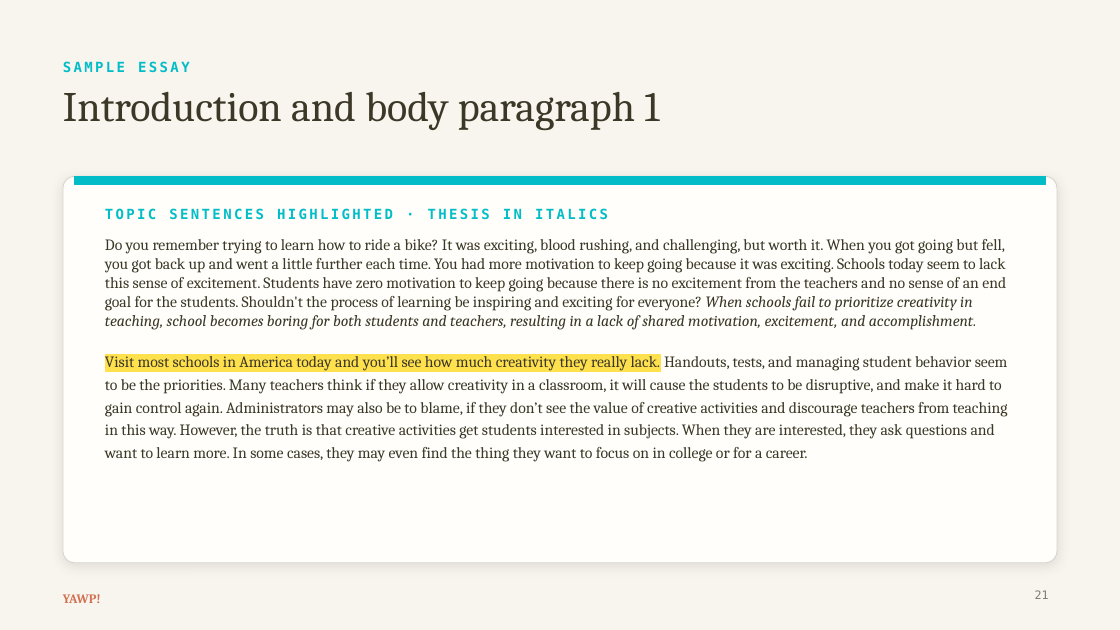
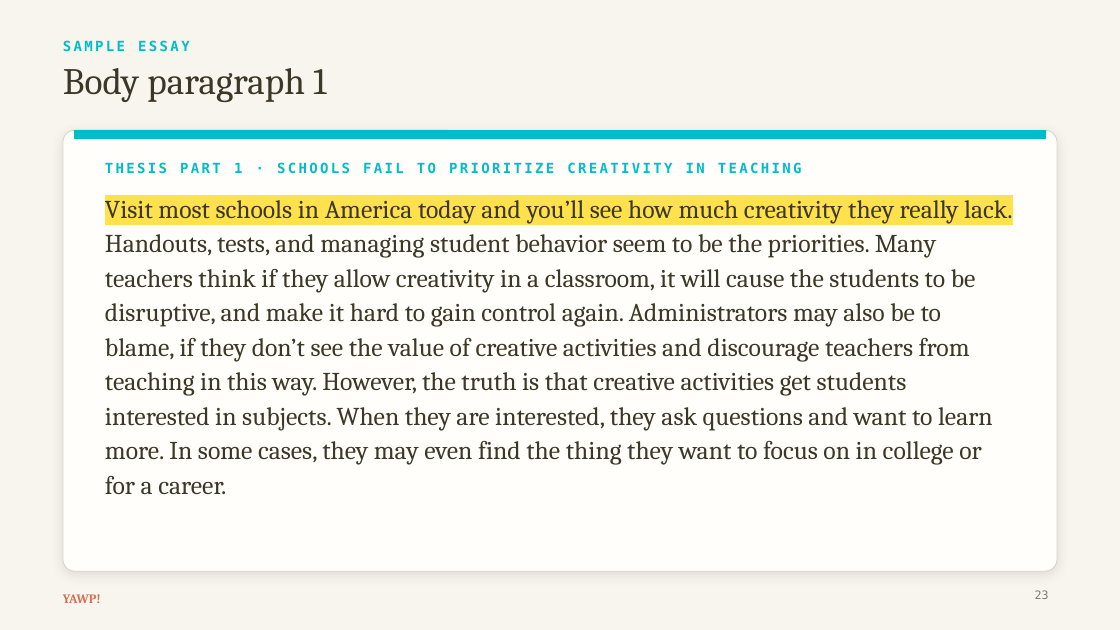
Before and after one commit to The-Connell-School/yawp, a slide deck: slide 23 of services/web-app/resources/thesis-essay-decks/lesson-5-body-paragraphs.pptx (slide 21 before the commit). Drawn at 1120x630 pixels with LibreOffice and Linux fonts; fonts in the diff are those of the drawing. Boxes give left, top, right and bottom in pixels: in the first picture for what was removed or moved away, otherwise in the second. Text is boxed around its words. In the diff, an @@ line names an element or a change of style, - is before the commit and + after.

```diff
--- a/services/web-app/resources/thesis-essay-decks/lesson-5-body-paragraphs.pptx
+++ b/services/web-app/resources/thesis-essay-decks/lesson-5-body-paragraphs.pptx
@@ text "SAMPLE ESSAY": place and size @@
-text "SAMPLE ESSAY" at bbox=[63, 61, 189, 73]
+text "SAMPLE ESSAY" at bbox=[63, 40, 189, 52]
@@ text at bbox=[63, 68, 327, 102]: text changed; size 36 to 32 pt @@
-Introduction and body paragraph 1
+Body paragraph 1
@@ rounded rectangle: place and size @@
-rounded rectangle at bbox=[63, 176, 1057, 563]
+rounded rectangle at bbox=[63, 130, 1057, 571]
@@ rounded rectangle at bbox=[63, 130, 1057, 571]: proportions changed @@
@@ rectangle: place and size @@
-rectangle at bbox=[75, 176, 1045, 185]
+rectangle at bbox=[75, 130, 1045, 139]
@@ text added at bbox=[105, 162, 802, 174], 12 pt, text #02BDC7, bold @@
+THESIS PART 1 · SCHOOLS FAIL TO PRIORITIZE CREATIVITY IN TEACHING
@@ text at bbox=[105, 194, 1013, 494]: text changed; size 13.5 to 22 pt @@
-Do you remember trying to learn how to ride a bike? It was exciting, blood rushing, and challenging, but worth it. When you got going but fell, you got back up and went a little further each time. You had more motivation to keep going because it was exciting. Schools today seem to lack this sense of excitement. Students have zero motivation to keep going because there is no excitement from the teachers and no sense of an end goal for the students. Shouldn't the process of learning be inspiring and exciting for everyone? When schools fail to prioritize creativity in teaching, school becomes boring for both students and teachers, resulting in a lack of shared motivation, excitement, and accomplishment.
-Visit most schools in America today and you’ll see how much creativity they really lack. Handouts, tests, and managing student behavior seem to be the priorities. Many teachers think if they allow creativity in a classroom, it will cause the students to be disruptive, and make it hard to gain control again. Administrators may also be to blame, if they don’t see the value of creative activities and discourage teachers from teaching in this way. However, the truth is that creative activities get students interested in subjects. When they are interested, they ask questions and want to learn more. In some cases, they may even find the thing they want to focus on in college or for a career.
+Visit most schools in America today and you’ll see how much creativity they really lack. Handouts, tests, and managing student behavior seem to be the priorities. Many teachers think if they allow creativity in a classroom, it will cause the students to be disruptive, and make it hard to gain control again. Administrators may also be to blame, if they don’t see the value of creative activities and discourage teachers from teaching in this way. However, the truth is that creative activities get students interested in subjects. When they are interested, they ask questions and want to learn more. In some cases, they may even find the thing they want to focus on in college or for a career.
@@ text removed at bbox=[105, 208, 608, 220] @@
-TOPIC SENTENCES HIGHLIGHTED · THESIS IN ITALICS
@@ page number at bbox=[1035, 590, 1049, 599]: text changed @@
-21
+23
```
Also in this commit, not shown: 20 other slides changed, 3 slides added, 22 other files.
